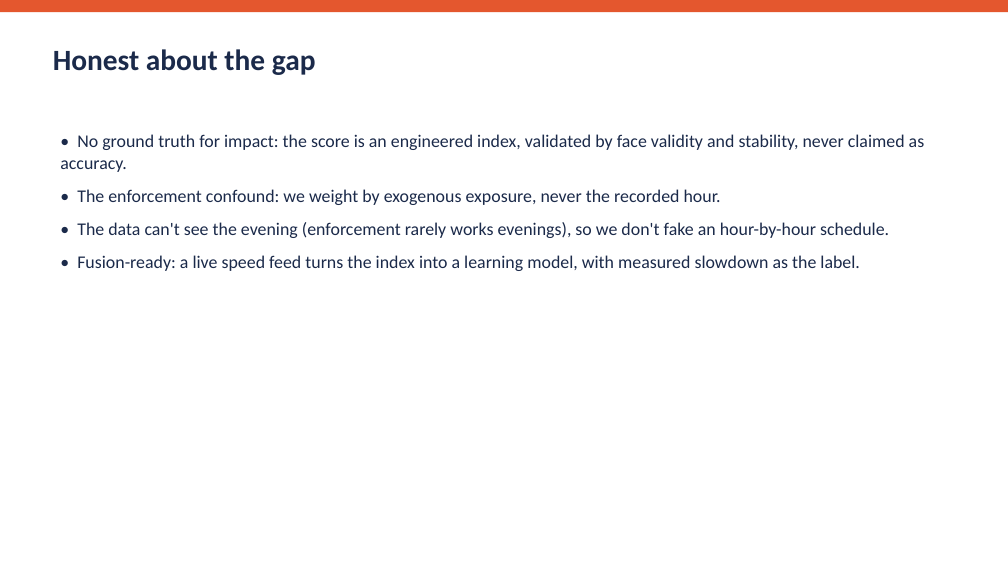
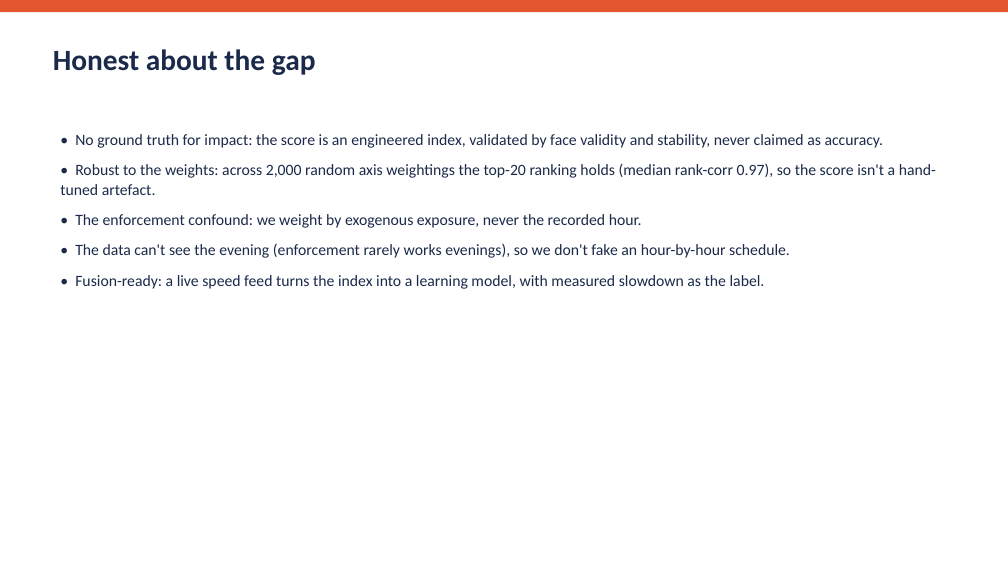
Before and after one commit to senku14x/Flipkart-Gridlock, a slide deck: slide 15 of submission/ParkPulse_Pitch_Deck.pptx. Drawn at 1008x567 pixels with LibreOffice and Linux fonts; fonts in the diff are those of the drawing. Boxes give left, top, right and bottom in pixels: in the first picture for what was removed or moved away, otherwise in the second. Text is boxed around its words. In the diff, an @@ line names an element or a change of style, - is before the commit and + after.

```diff
--- a/submission/ParkPulse_Pitch_Deck.pptx
+++ b/submission/ParkPulse_Pitch_Deck.pptx
@@ text at (75,134,883,289): size 17 to 15 pt in "• No ground truth for impact: the ...", "• The enforcement confound: we weight by ...", "• The data can't see the evening ...", "• Fusion-ready: a live speed feed turns ..." @@
@@ text at (60,163,936,195): paragraph added @@
+• Robust to the weights: across 2,000 random axis weightings the top-20 ranking holds (median rank-corr 0.97), so the score isn't a hand-tuned artefact.
```
Also in this commit, not shown: 14 other files.
